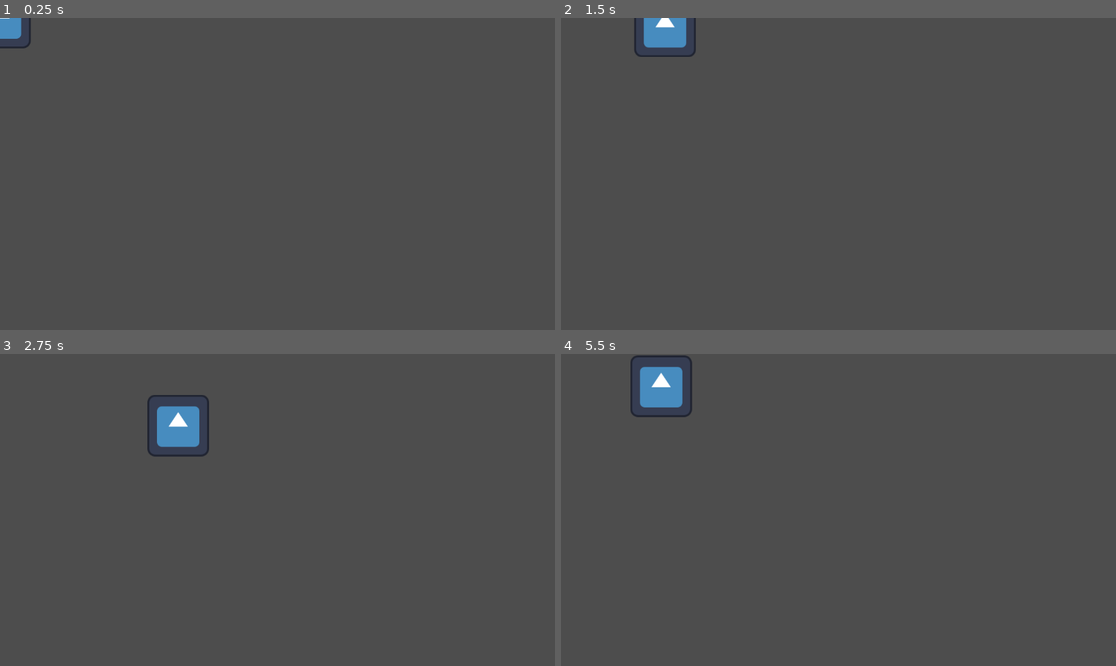
Above: before the commit, frames 1-4 (two rows, left to right).
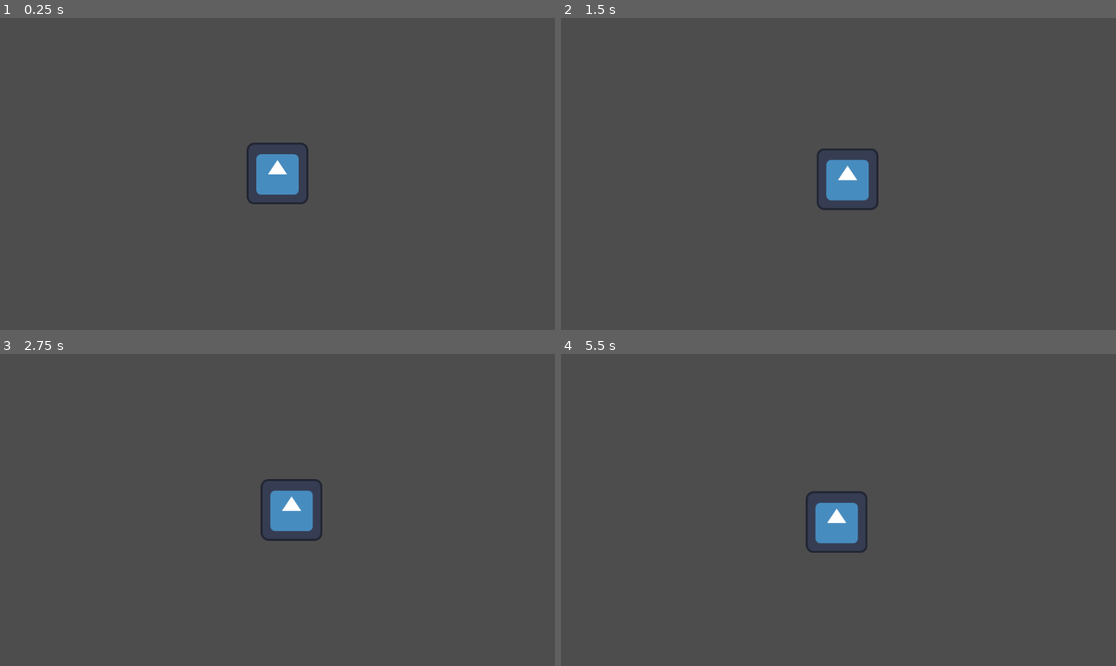
Above: after the commit, the same moments.

Repository: 32TBAN/Starter-Kit-godot
Game: Godot game, scene res://demo/ComponentsDemo/ComponentsDemo.tscn
Same seed, same stepped clock (60 frames per second), same inputs: the game is played once before the commit and once after it. The project has no main scene, so this scene is started directly. The engine's default icon, where the game draws it, is replaced by a stand-in: a white triangle on a blue panel in a dark square.
Inputs:
- Up to frame 1 (0.25 s): no input
- Up to frame 2 (1.5 s): tap Enter (ui_accept) at 0.5, 0.77 s; hold Right (ui_right) 0.53-1.28 s; hold Down (ui_down) from 1.28 s (still down)
- Up to frame 3 (2.75 s): tap Enter (ui_accept) at 1.52 s; release Down (ui_down) at 2.03 s; hold Right (ui_right) from 2.03 s (still down)
- Up to frame 4 (5.5 s): release Right (ui_right) at 2.78 s; hold Up (ui_up) 2.78-3.53 s; tap Enter (ui_accept) at 3.02, 3.77, 4.52 s; hold Left (ui_left) 3.53-5.03 s; tap Escape (ui_cancel) at 4.15 s; hold Down (ui_down) from 5.03 s (still down)

The runs differ from the first frame. In frame 1, 1.6% of the frame differs, in the area x 0-56%, y 0-60%; in frame 2, 2.2%; in frame 3, 2.6%; in frame 4, 2.6%, in the area x 12-56%, y 0-64%.

Commit message:
feat: Se definio estructura de la UI base

Diff:
--- /dev/null
+++ b/Components/CameraComponent.gd
@@ -0,0 +1,34 @@
+extends Component
+class_name CameraComponent
+@export var enabled := true
+@export var smoothing_enabled := true
+@export var smoothing_speed := 6.0
+
+@export var camera_path: NodePath = "Camera2D"
+var _camera: Camera2D
+
+func initialize() -> void:
+	_camera = get_node_or_null(camera_path) as Camera2D
+	if _camera == null:
+		push_error("%s no encontró una Camera2D hija." % name)
+		return
+	_camera.enabled = enabled
+	_camera.position_smoothing_enabled = smoothing_enabled
+	_camera.position_smoothing_speed = smoothing_speed
+
+func enable() -> void:
+	enabled = true
+	if _camera:
+		_camera.enabled = true
+
+func disable() -> void:
+	enabled = false
+	if _camera:
+		_camera.enabled = false
+
+func set_zoom(value: Vector2) -> void:
+	if _camera:
+		_camera.zoom = value
+
+func get_camera() -> Camera2D:
+	return _camera
--- a/Core/autoload/Game.gd
+++ b/Core/autoload/Game.gd
@@ -24,6 +24,7 @@
 var scene_manager: SceneManager
 var pause_manager: PauseManager
 var save_manager: SaveManager
+var ui_manager: UIManager
 var audio_manager: Node = null
 var settings_manager: Node = null
 var _managers: Array[Manager] = [] ##se utilizara mas adelante en versiones futuras.
@@ -37,6 +38,9 @@
 
 	save_manager = SaveManager.new()
 	_register_manager(save_manager)
+
+	ui_manager = UIManager.new()
+	_register_manager(ui_manager)
 
 func _register_manager(manager: Manager) -> void:
 	_managers.append(manager)
@@ -93,3 +97,12 @@
 
 func delete_save(slot:String) -> bool:
 	return save_manager.delete_save(slot)
+##manager UI
+func show_screen(id: String) -> void:
+	ui_manager.show(id)
+
+func hide_screen(id: String) -> void:
+	ui_manager.hide(id)
+
+func toggle_screen(id: String) -> void:
+	ui_manager.toggle(id)
--- /dev/null
+++ b/Core/managers/UIManager.gd
@@ -0,0 +1,77 @@
+extends Manager
+class_name UIManager
+
+signal screen_registered(id: String)
+signal screen_unregistered(id: String)
+
+signal screen_opened(id: String)
+signal screen_closed(id: String)
+
+var _screens: Dictionary[String, Control] = {}
+
+func initialize() -> void:
+	for node in get_tree().get_nodes_in_group("ui_screen"):
+		register_screen(node.screen_id, node)
+
+func shutdown() -> void:
+	_screens.clear()
+
+func register_screen(id: String, screen: Control) -> void:
+	if id.is_empty():
+		push_error("UIManager: id vacío.")
+		return
+	if screen == null:
+		push_error("UIManager: pantalla nula.")
+		return
+	if _screens.has(id):
+		push_warning("UIManager: '%s' ya estaba registrado." % id)
+	_screens[id] = screen
+	screen.visible = false
+
+	screen_registered.emit(id)
+
+func unregister_screen(id: String) -> void:
+	if !_screens.has(id):
+		return
+	_screens.erase(id)
+	screen_unregistered.emit(id)
+
+func show(id: String) -> void:
+	var screen := get_screen(id)
+	if screen == null:
+		return
+	if screen.visible:
+		return
+	screen.visible = true
+	screen_opened.emit(id)
+
+func hide(id: String) -> void:
+	var screen := get_screen(id)
+	if screen == null:
+		return
+	if !screen.visible:
+		return
+	screen.visible = false
+	screen_closed.emit(id)
+
+func toggle(id: String) -> void:
+	if is_open(id):
+		hide(id)
+	else:
+		show(id)
+
+func hide_all() -> void:
+	for screen in _screens.values():
+		screen.visible = false
+
+func is_open(id: String) -> bool:
+	var screen := get_screen(id)
+	if screen == null:
+		return false
+	return screen.visible
+
+func get_screen(id: String) -> Control:
+	if !_screens.has(id):
+		push_warning("UIManager: '%s' no registrado." % id)
+		return null
+	return _screens[id]
--- /dev/null
+++ b/UI/Core/UIRoot.tscn
@@ -0,0 +1,20 @@
+[gd_scene format=3 uid="uid://bw0am8lbwikdk"]
+
+[ext_resource type="Script" uid="uid://cc1aoyfyawutw" path="res://UI/Core/UIroot.gd" id="1_yqlmb"]
+
+[node name="UiRoot" type="Control" unique_id=109765951]
+layout_mode = 3
+anchors_preset = 0
+script = ExtResource("1_yqlmb")
+
+[node name="OverlayLayer" type="Control" parent="." unique_id=186417004]
+anchors_preset = 0
+
+[node name="HUDLayer" type="Control" parent="." unique_id=456474183]
+anchors_preset = 0
+
+[node name="MenuLayer" type="Control" parent="." unique_id=720135907]
+anchors_preset = 0
+
+[node name="PopupLayer" type="Control" parent="." unique_id=1506699874]
+anchors_preset = 0
--- /dev/null
+++ b/UI/Core/UIScreen.gd
@@ -0,0 +1,19 @@
+extends Control
+class_name UIScreen
+
+@export var screen_id: String
+@export var start_visible := false
+
+func _ready() -> void:
+	visible = start_visible
+	if screen_id.is_empty():
+		push_error("%s no tiene screen_id." % name)
+		return
+	if Gameload.ui_manager == null:
+		push_error("UIManager no inicializado.")
+		return
+	Gameload.ui_manager.register_screen(screen_id, self)
+
+func _exit_tree() -> void:
+	if Gameload.ui_manager:
+		Gameload.ui_manager.unregister_screen(screen_id)
--- /dev/null
+++ b/UI/Core/UIroot.gd
@@ -0,0 +1,7 @@
+extends CanvasLayer
+class_name UIRoot
+
+@onready var hud_layer: Control = $HUDLayer
+@onready var menu_layer: Control = $MenuLayer
+@onready var popup_layer: Control = $PopupLayer
+@onready var overlay_layer: Control = $OverlayLayer
--- /dev/null
+++ b/UI/HUD/HUD.gd
@@ -0,0 +1,11 @@
+extends Node2D
+
+
+# Called when the node enters the scene tree for the first time.
+func _ready():
+	pass # Replace with function body.
+
+
+# Called every frame. 'delta' is the elapsed time since the previous frame.
+func _process(delta):
+	pass
--- /dev/null
+++ b/UI/HUD/HUD.tscn
@@ -0,0 +1,6 @@
+[gd_scene format=3 uid="uid://dfuwm05pjp13c"]
+
+[ext_resource type="Script" uid="uid://do28hl08y347s" path="res://UI/HUD/HUD.gd" id="1_0ktxb"]
+
+[node name="Hud" type="Node2D" unique_id=1978466032]
+script = ExtResource("1_0ktxb")
--- /dev/null
+++ b/UI/Menus/MainMenu.tscn
@@ -0,0 +1,3 @@
+[gd_scene format=3 uid="uid://dhqs2afl6m0lt"]
+
+[node name="MainMenu" type="Node2D" unique_id=424552327]
--- /dev/null
+++ b/UI/Menus/PauseMenu.tscn
@@ -0,0 +1,3 @@
+[gd_scene format=3 uid="uid://wspr6a3ub0em"]
+
+[node name="PauseMenu" type="Node2D" unique_id=1044596112]
--- /dev/null
+++ b/UI/Menus/SettingsMenu.tscn
@@ -0,0 +1,3 @@
+[gd_scene format=3 uid="uid://dmaip7k8xdosn"]
+
+[node name="SettingsMenu" type="Node2D" unique_id=1216129518]
--- /dev/null
+++ b/UI/Theme/DefaultTheme.tres
@@ -0,0 +1,3 @@
+[gd_resource type="Theme" format=3 uid="uid://dxprdb4tw6it8"]
+
+[resource]
--- /dev/null
+++ b/UI/Widgets/FadeScreen.tscn
@@ -0,0 +1,3 @@
+[gd_scene format=3 uid="uid://6jnyxc0h6quk"]
+
+[node name="FadeScreen" type="Node2D" unique_id=32707695]
--- /dev/null
+++ b/UI/Widgets/HealthBar.tscn
@@ -0,0 +1,3 @@
+[gd_scene format=3 uid="uid://coe6osbjyep76"]
+
+[node name="HealthBar" type="Node2D" unique_id=757089073]
--- /dev/null
+++ b/UI/Widgets/LoadingScreen.tscn
@@ -0,0 +1,3 @@
+[gd_scene format=3 uid="uid://d0bnsf3dxo2tu"]
+
+[node name="LoadingScreen" type="Node2D" unique_id=118483703]
--- /dev/null
+++ b/UI/Widgets/Notification.tscn
@@ -0,0 +1,3 @@
+[gd_scene format=3 uid="uid://c4u21dailuwiv"]
+
+[node name="Notification" type="Node2D" unique_id=1281725336]
--- a/demo/ComponentsDemo/ComponentsDemo.tscn
+++ b/demo/ComponentsDemo/ComponentsDemo.tscn
@@ -4,6 +4,7 @@
 [ext_resource type="Texture2D" uid="uid://b83a8yp82aiqc" path="res://icon.svg" id="2_uq6tw"]
 [ext_resource type="Script" uid="uid://dja2fuwoqni13" path="res://Components/MovementComponent.gd" id="3_8ojur"]
 [ext_resource type="Script" uid="uid://cag1boc17qmt0" path="res://Components/HealthComponent.gd" id="4_uq6tw"]
+[ext_resource type="Script" uid="uid://c5en7qy6jtfeo" path="res://Components/CameraComponent.gd" id="5_8ojur"]
 
 [sub_resource type="CapsuleShape2D" id="CapsuleShape2D_b1a4e"]
 radius = 18.0
@@ -21,8 +22,14 @@
 position = Vector2(0, -1)
 texture = ExtResource("2_uq6tw")
 
+[node name="Camera2D" type="Camera2D" parent="Player" unique_id=1427528917]
+
 [node name="MovementComponent" type="Node2D" parent="Player" unique_id=1048633229]
 script = ExtResource("3_8ojur")
 
 [node name="HealthComponent" type="Node2D" parent="Player" unique_id=51332282]
 script = ExtResource("4_uq6tw")
+
+[node name="CameraComponent" type="Node2D" parent="Player" unique_id=1611552]
+script = ExtResource("5_8ojur")
+camera_path = NodePath("../Camera2D")
--- a/demo/ComponentsDemo/player.gd
+++ b/demo/ComponentsDemo/player.gd
@@ -2,6 +2,7 @@
 
 @onready var movement: MovementComponent = $MovementComponent
 @onready var health: HealthComponent = $HealthComponent
+@onready var camera: CameraComponent = $CameraComponent
 
 func _ready() -> void:
 	movement.movement_started.connect(_on_started)
@@ -15,6 +16,7 @@
 		func():
 			print("Jugador muerto")
 	)
+	camera.initialize()
 
 func _physics_process(_delta: float) -> void:
 	var direction := Input.get_vector(
Not shown, added: Components/CameraComponent.gd.uid
Not shown, added: Core/managers/UIManager.gd.uid
Not shown, added: UI/Core/UIScreen.gd.uid
Not shown, added: UI/Core/UIroot.gd.uid
Not shown, added: UI/HUD/HUD.gd.uid
